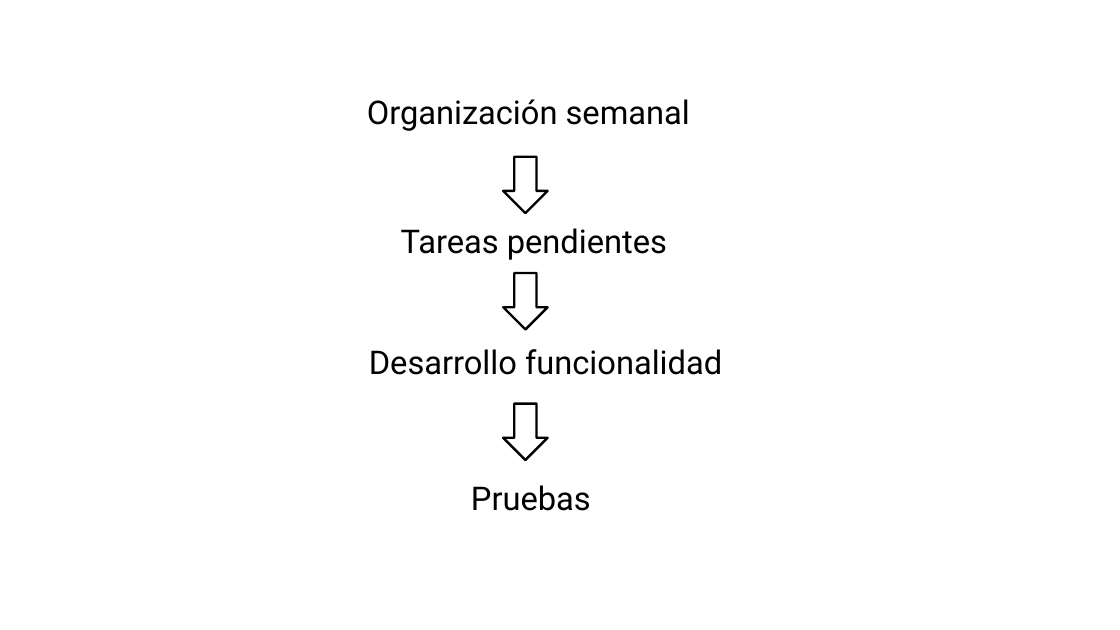
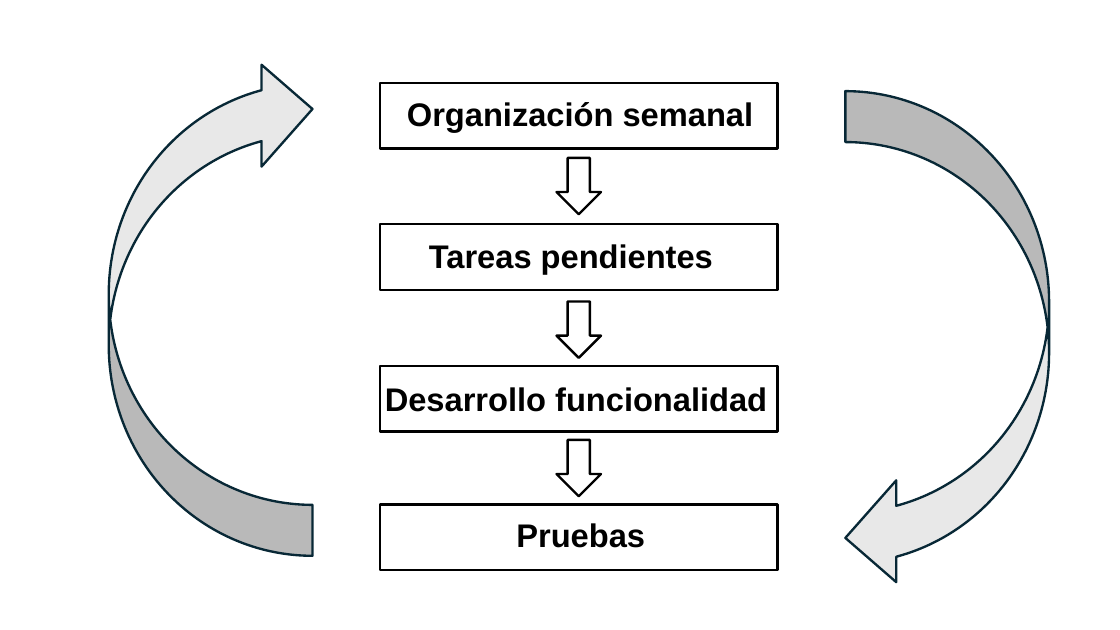
Before and after one commit to Ikvillaseca/capstoneADI, a slide deck: slide 12 of Fase 3/Evidencias Grupales/Presentación Final del proyecto (Español).pptx (slide 11 before the commit). Drawn at 1120x630 pixels with LibreOffice and Linux fonts; fonts in the diff are those of the drawing; background and template pictures are left out. Boxes give left, top, right and bottom in pixels: in the first picture for what was removed or moved away, otherwise in the second. Text is boxed around its words. In the diff, an @@ line names an element or a change of style, - is before the commit and + after.

```diff
--- a/Fase 3/Evidencias Grupales/Presentación Final del proyecto (Español).pptx
+++ b/Fase 3/Evidencias Grupales/Presentación Final del proyecto (Español).pptx
@@ curved left arrow added at [108, 58, 313, 556], fill #E8E8E8, outline #082836 2 pt @@
@@ rectangle added at [381, 83, 778, 149], fill #FFFFFF, outline #000000 2 pt @@
@@ text "Organización semanal": place and size @@
-text "Organización semanal" at [367, 99, 690, 131]
+text "Organización semanal" at [407, 102, 754, 132]
@@ curved left arrow added at [845, 92, 1049, 590], fill #E8E8E8, outline #082836 2 pt @@
@@ down arrow: place and size @@
-down arrow at [503, 157, 548, 213]
+down arrow at [557, 158, 602, 214]
@@ rectangle added at [381, 224, 778, 290], fill #FFFFFF, outline #000000 2 pt @@
@@ text "Tareas pendientes": place and size @@
-text "Tareas pendientes" at [401, 228, 667, 260]
+text "Tareas pendientes" at [429, 244, 713, 274]
@@ down arrow: place and size @@
-down arrow at [503, 273, 548, 329]
+down arrow at [557, 302, 602, 358]
@@ text "Desarrollo funcionalidad": place and size @@
-text "Desarrollo funcionalidad" at [369, 349, 722, 375]
+text "Desarrollo funcionalidad" at [385, 387, 767, 412]
@@ rectangle added at [381, 366, 778, 432], fill #FFFFFF, outline #000000 2 pt @@
@@ down arrow: place and size @@
-down arrow at [503, 404, 548, 460]
+down arrow at [557, 440, 602, 497]
@@ rectangle added at [381, 505, 778, 571], fill #FFFFFF, outline #000000 2 pt @@
@@ font Roboto to Arial, bold on in 4 elements at [407, 102, 754, 132], [429, 244, 713, 274], [385, 387, 767, 412], [516, 523, 645, 548] @@
@@ text "Pruebas": place and size @@
-text "Pruebas" at [471, 485, 591, 511]
+text "Pruebas" at [516, 523, 645, 548]
```
Also in this commit, not shown: 19 other slides changed, 15 slides added, 4 slides removed.
